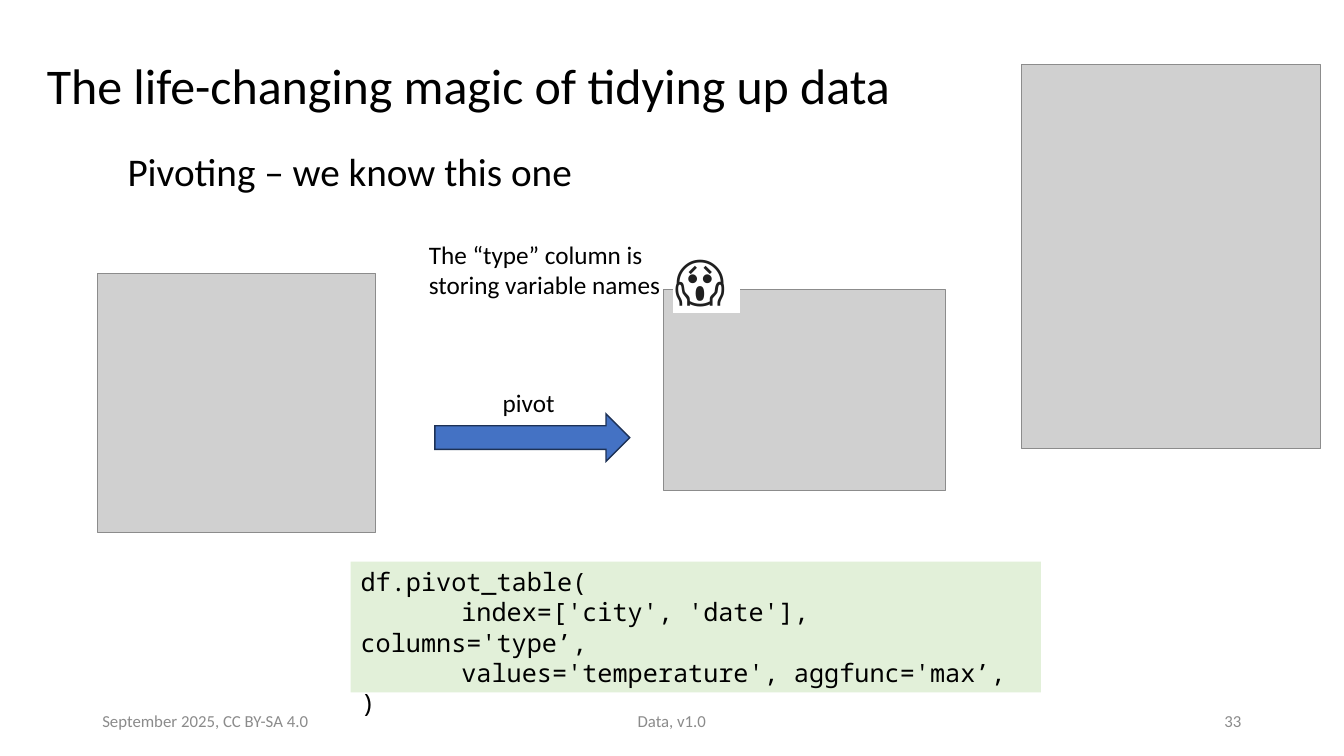
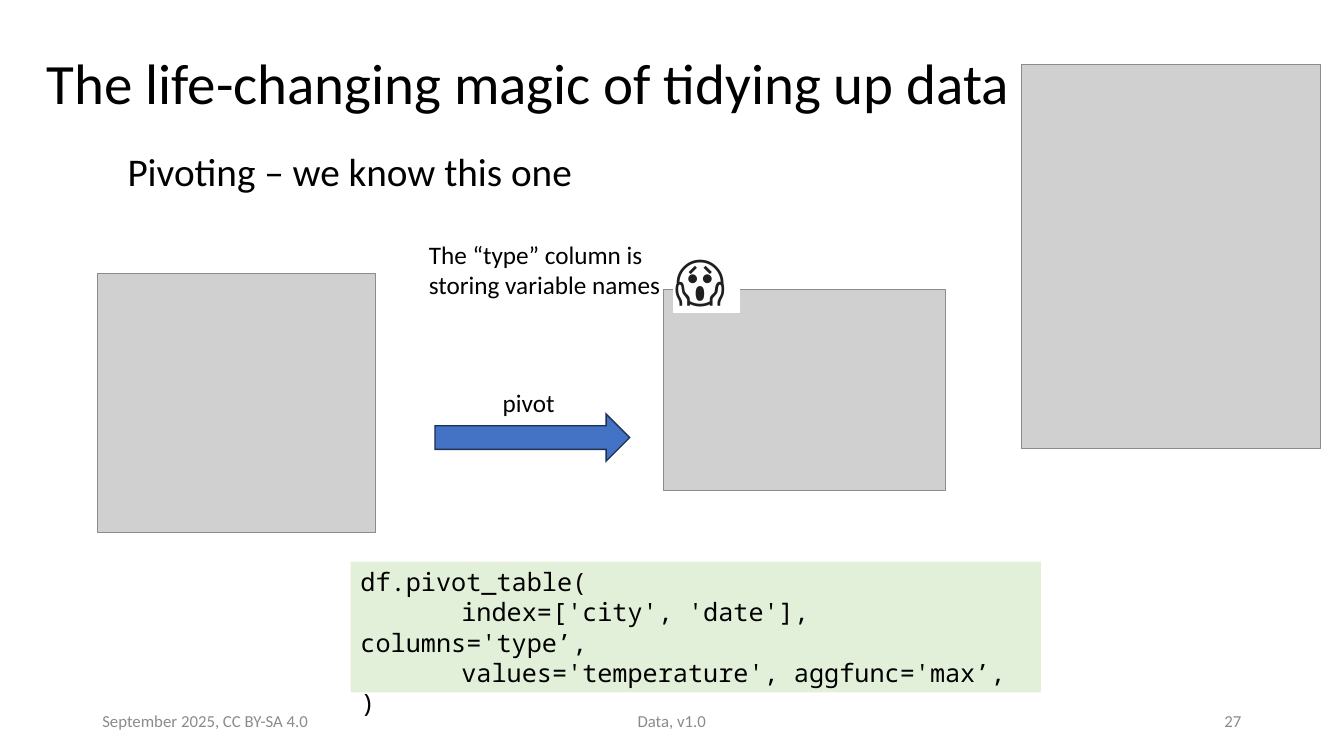
Before and after one commit to ASPP/data_class, a slide deck: slide 27 of tabular_data.pptx (slide 33 before the commit). Drawn at 1344x756 pixels with LibreOffice and Linux fonts; fonts in the diff are those of the drawing; grey boxes stand for pictures. Boxes give left, top, right and bottom in pixels: in the first picture for what was removed or moved away, otherwise in the second. Text is boxed around its words. In the diff, an @@ line names an element or a change of style, - is before the commit and + after.

Commit message:
changes in the tabular_data pptx, restructuring and idea of new part

```diff
--- a/tabular_data.pptx
+++ b/tabular_data.pptx
@@ title "The life-changing magic of tidying ..." at [47,64,1009,114]: size 35.6 to 40.7 pt; line spacing 0.9 to 0.8 @@
@@ page number at [1224,716,1241,727]: text changed @@
-33
+27
```
Also in this commit, not shown: 21 other slides changed, 12 slides added, 2 slides removed.
